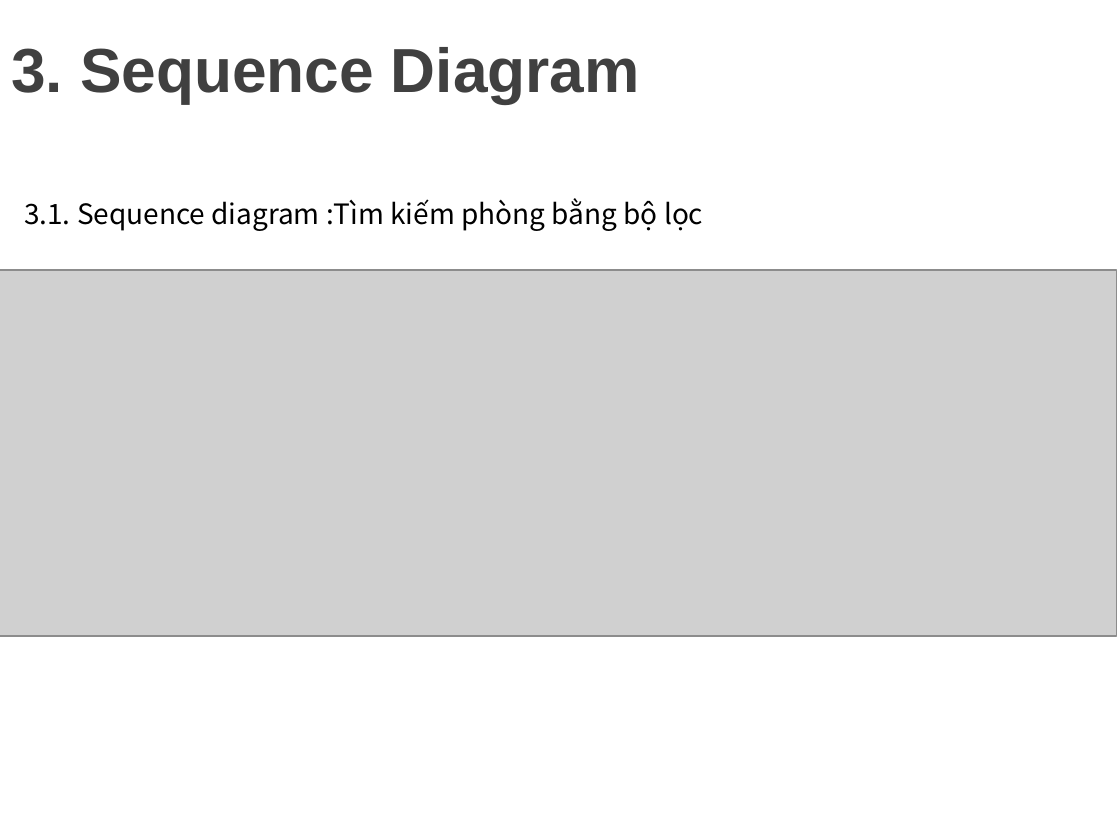
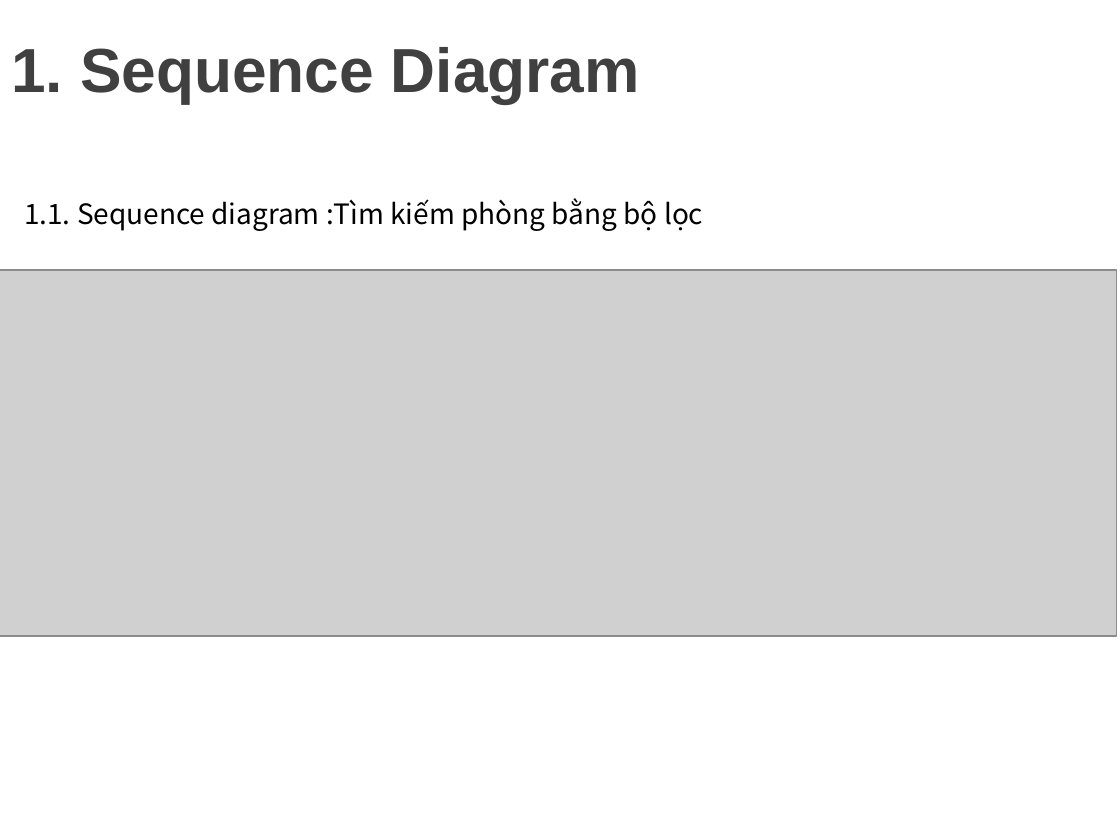
Before and after one commit to minhdat1602/2021_cnpm_group09, a slide deck: slide 16 of document_slide/slide.pptx. Drawn at 1120x840 pixels with LibreOffice and Linux fonts; fonts in the diff are those of the drawing; grey boxes stand for pictures; background and template pictures are left out. Boxes give left, top, right and bottom in pixels: in the first picture for what was removed or moved away, otherwise in the second. Text is boxed around its words. In the diff, an @@ line names an element or a change of style, - is before the commit and + after.

```diff
--- a/document_slide/slide.pptx
+++ b/document_slide/slide.pptx
@@ title at (11, 47, 640, 103): text changed @@
-3. Sequence Diagram
+1. Sequence Diagram
@@ text at (24, 198, 703, 231): text changed @@
-3.1. Sequence diagram :Tìm kiếm phòng bằng bộ lọc
+1.1. Sequence diagram :Tìm kiếm phòng bằng bộ lọc
```
Also in this commit, not shown: 8 other slides changed.
